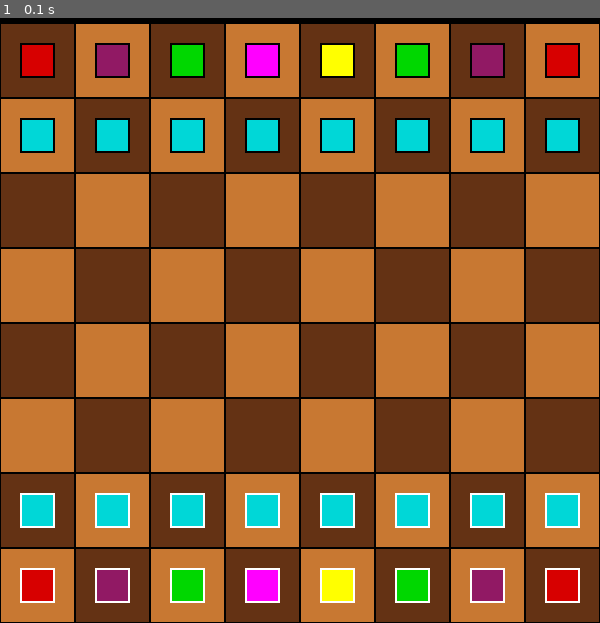
Above: before the commit, frame 1.
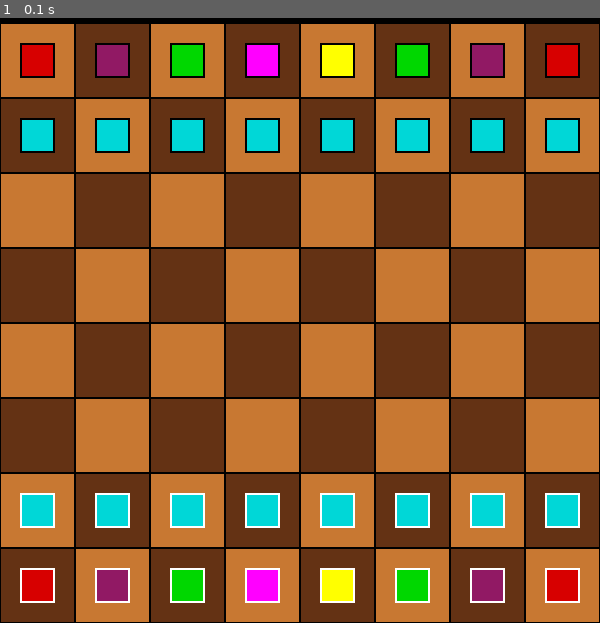
Above: after the commit, the same moment.

Repository: RoiJoleil/ChessSchoolProject
Game: pygame game, started from app.py
Same seed, same stepped clock (60 frames per second), same inputs: the game is played once before the commit and once after it.
Inputs:
- Up to frame 1 (0.1 s): no input

The runs differ from the first frame. In frame 1, 83% of the frame differs, in the area x 0-100%, y 0-100%.

Commit message:
Refactored cell and pieces

Diff:
--- a/src/__init__.py
+++ b/src/__init__.py
@@ -0,0 +1,2 @@
+from .chess import *
+from .util import *
--- a/src/chess/__init__.py
+++ b/src/chess/__init__.py
@@ -0,0 +1,2 @@
+from .cell import *
+from .pieces import *
--- a/src/chess/cell.py
+++ b/src/chess/cell.py
@@ -1,45 +1,68 @@
 import pygame
-from typing import TYPE_CHECKING
+from typing import TYPE_CHECKING, Dict
 
 if TYPE_CHECKING:
     from src.chess.pieces import Piece
 
+CELL_LIGHT = (200, 120, 50)
+CELL_DARK = (100, 50, 20)
+CELL_BORDER_COLOR = (0, 0, 0)
+CELL_BORDER_WIDTH = 1
+CELL_SIZE = 75
+
 
 class Cell:
-    def __init__(self, screen: pygame.Surface, pos, w, h, x, y):
-        # Positional Information
-        self.pos = pos # Draw Position
-        self.w = w # draw width
-        self.h = h # draw height
-        self.c = (pos[0] + w//2, pos[1] + h//2) # center
+    def __init__(self, pos, grid_x, grid_y):
+        self.rect = pygame.rect.Rect(pos[0], pos[1], CELL_SIZE, CELL_SIZE)
+        self.grid_pos = (grid_x, grid_y)
+        self.piece = None
 
-        #Styling Information
-        self.background_color = (0, 0, 0)
-        self.border_color = (0, 0, 0)
-        self.border_width = 1
-        self.rect = None
+        self._set_styling()
 
-        # Gameplay Information
-        self.screen = screen
-        self.grid = (x, y) # Chessboard position
-        self.piece: 'Piece' = None
-
-    def set_styling(self, background_color, border_color, border_width):
-        self.background_color = background_color
-        self.border_color = border_color
-        self.border_width = border_width
-
-    def set_piece(self, piece: 'Piece' = None):
+    def set_piece(self, piece: "Piece" = None):
         self.piece = piece
 
-    def draw(self):
-        pygame.draw.rect(self.screen, self.background_color, self.rect) # Draw Background
-        pygame.draw.rect(self.screen, self.border_color, self.rect, self.border_width) # Draw Border
-        self.piece.draw() if self.piece != None else None
+    def _set_styling(self):
+        if (self.grid_pos[0]+self.grid_pos[1]) % 2 == 0:
+            self.background_color = CELL_DARK
+            self.border_color = CELL_BORDER_COLOR
+            self.border_width = CELL_BORDER_WIDTH
+        else:
+            self.background_color = CELL_LIGHT
+            self.border_color = CELL_BORDER_COLOR
+            self.border_width = CELL_BORDER_WIDTH
+
+    def draw(self, screen: pygame.Surface):
+        pygame.draw.rect(screen, self.background_color, self.rect)
+        pygame.draw.rect(screen, self.border_color, self.rect, self.border_width)
 
     def __repr__(self):
         header = f"[class '{self.__class__.__name__}' Information]"
-        positional_info = f"(pos={self.pos}, w={self.w}, h={self.h}, c={self.c})"
+        positional_info = f"(pos={(self.rect.x, self.rect.y)}, w={self.rect.w}, h={self.rect.h})"
         styling_info = f"(background_color={self.background_color}, border_color={self.border_color}, border_width={self.border_width})"
-        gameplay_info = f"(grid={self.grid}, piece={self.piece})"
+        gameplay_info = f"(grid={self.grid_pos}, piece={self.piece})"
         return f"{header}\n{positional_info}\n{styling_info}\n{gameplay_info}\n"
+
+cells: Dict[tuple, Cell] = {} # {tuple: Cell}
+
+# API
+def create_cell(pos: tuple, grid_x: int, grid_y: int):
+    cell = Cell(pos, grid_x, grid_y)
+    cells[cell.grid_pos] = cell
+
+def get_cell(pos):
+    global cells
+    return cells.get(pos, None)
+
+def draw(surface: pygame.Surface):
+    global cells
+    for cell in cells.values():
+        cell.draw(surface)
+        if cell.piece:
+            cell.piece.draw(surface)
+
+def move_piece(frm: Cell, to: Cell):
+    """'frm' moves 'to'"""
+    to.piece = frm.piece
+    to.piece.set_position(to.piece.rect.x, to.piece.rect.y)
+    frm.piece = None
--- a/src/chess/chessBoard.py
+++ b/src/chess/chessBoard.py
@@ -3,14 +3,14 @@
 from src.util.config import CellStyling, StartTable, PieceStyling
 from src.util.config import CellStyling as CS
 from src.util.config import PieceStyling as PS
-from src.chess.cell import Cell
 from src.chess.pieces import Piece, Pawn, Rook, Knight, Bishop, Queen, King
+from src.chess import cell
+from src.chess import pieces
 
 class ChessBoard:
     """Create the ChessBoard"""
     def __init__(self, screen: pygame.Surface):
         self.screen = screen
-        self.cells: List[List[Cell]] = []
         self._initialise_cells()
 
         self.selected_cell = None
@@ -20,91 +20,52 @@
 
     def _initialise_cells(self):
         """Creates all the cells and rects upon first initialisation."""
-        # Cell Config
-        cell_size = CellStyling.CELL_SIZE
-        cell_dark = CellStyling.CELL_DARK
-        cell_light = CellStyling.CELL_LIGHT
-        cell_border_color = CellStyling.CELL_BORDER_COLOR
-        cell_border_width = CellStyling.CELL_BORDER_WIDTH
+        # Create Cells
+        for x in range(8):
+            for y in range(8):
+                pos = (x * cell.CELL_SIZE, y * cell.CELL_SIZE)
+                cell.create_cell(pos, x, 7-y)
 
-        # Start Config
-        start_table = StartTable.TABLE
+        piece_row = pieces.get_piece_row()
+        pawn_row = pieces.get_pawn_row()
+        for x in range(8):
+            cell_black_piece = cell.cells[(x, 7)]
+            cell_black_pawn = cell.cells[(x, 6)]
+            cell_white_pawn = cell.cells[(x, 1)]
+            cell_white_piece = cell.cells[(x, 0)]
+            cell_black_piece.set_piece(piece_row[x](cell=cell_black_piece, team=False))
+            cell_black_pawn.set_piece(pawn_row[x](cell=cell_black_pawn, team=False))
+            cell_white_pawn.set_piece(pawn_row[x](cell=cell_white_pawn, team=True))
+            cell_white_piece.set_piece(piece_row[x](cell=cell_white_piece, team=True))
 
-        for x in range(8):
-            self.cells.append([])
-            for y in range(8):
-                # Create Tiles
-                pos = (cell_size*x, cell_size*y)
-                cell = Cell(self.screen, pos, cell_size, cell_size, x, y)
-                if (x+y) % 2 == 0: # Dark
-                    cell.set_styling(cell_dark, cell_border_color, cell_border_width)
-                else: # Light
-                    cell.set_styling(cell_light, cell_border_color, cell_border_width)
-                cell.rect = pygame.rect.Rect(pos[0], pos[1], cell_size, cell_size)
-                self.cells[x].append(cell)
-
-                # Create Pieces
-                piece = start_table[y][x]
-                pieceType = piece % 0x8
-                pieceTeam = piece // 8
-
-                pos = (cell.c[0] - PS.PIECE_SIZE // 2, cell.c[1] - PS.PIECE_SIZE // 2)
-                team_color = PS.PIECE_BLACK if pieceTeam else PS.PIECE_WHITE
-                if pieceType == 0x1:
-                    cell.piece = Pawn(self.screen, pos, PS.PIECE_SIZE, PS.PIECE_SIZE, piece)
-                    cell.piece.set_styling(PS.PAWN, team_color, PS.PIECE_BORDER_WIDTH)
-                elif pieceType == 0x2:
-                    cell.piece = Rook(self.screen, pos, PS.PIECE_SIZE, PS.PIECE_SIZE, piece)
-                    cell.piece.set_styling(PS.ROOK, team_color, PS.PIECE_BORDER_WIDTH)
-                elif pieceType == 0x3:
-                    cell.piece = Knight(self.screen, pos, PS.PIECE_SIZE, PS.PIECE_SIZE, piece)
-                    cell.piece.set_styling(PS.KNIGHT, team_color, PS.PIECE_BORDER_WIDTH)
-                elif pieceType == 0x4:
-                    cell.piece = Bishop(self.screen, pos, PS.PIECE_SIZE, PS.PIECE_SIZE, piece)
-                    cell.piece.set_styling(PS.BISHOP, team_color, PS.PIECE_BORDER_WIDTH)
-                elif pieceType == 0x5:
-                    cell.piece = Queen(self.screen, pos, PS.PIECE_SIZE, PS.PIECE_SIZE, piece)
-                    cell.piece.set_styling(PS.QUEEN, team_color, PS.PIECE_BORDER_WIDTH)
-                elif pieceType == 0x6:
-                    cell.piece = King(self.screen, pos, PS.PIECE_SIZE, PS.PIECE_SIZE, piece)
-                    cell.piece.set_styling(PS.KING, team_color, PS.PIECE_BORDER_WIDTH)
-                if cell.piece:
-                    cell.piece.rect = pygame.rect.Rect(pos[0], pos[1], PS.PIECE_SIZE, PS.PIECE_SIZE)
-
-    def is_occupied(self, cell: Cell = None, x: int = None, y: int = None) -> bool:
+    def is_occupied(self, cell: cell.Cell = None, x: int = None, y: int = None) -> bool:
         """
         Returns a bool if the target cell is currently occupied.
-        Either a Cell, or the Grid Position of the cell can be given.
+        Either acell.Cell, or the Grid Position of the cell can be given.
 
         Args:
-            cell (class): The Target Cell.
+            cell (class): The Targetcell.Cell.
             x (int): X Grid Position.
             y (int): Y Grid Position
         """
-        # Get the Cell if x and y is given.
+        # Get thecell.Cell if x and y is given.
         if x and y:
             cell = self.get_cell(x, y)
 
         return bool(cell.piece)
 
-    def make_move(self, frm: Cell, to: Cell):
+    def make_move(self, frm:cell.Cell, to:cell.Cell):
         """
         This method updates the necessary positions of the pieces involved.
         This method makes no validation checks if the move is actually valid.
         """
         if frm.piece == None:
             return
-        if frm.piece.identity // 8 == self.current_turn:
+        if frm.piece.team // 8 == self.current_turn:
             return
         if not self.is_valid_move(frm, to):
             return
-
-        if frm.piece:
-            frm.piece.update_position(to.c)
-        if to.piece:
-            to.piece.update_position(frm.c)
-        to.piece = frm.piece
-        frm.piece = None
+        cell.move_piece(frm=frm, to=to)
         self.current_turn = not self.current_turn
 
     def get_all_valid_moves(self):
@@ -113,61 +74,63 @@
         This method will be used for bots if they are implemented
         """
         raise NotImplementedError()
+
     def signOfNumber(self, number):
         if number == 0:
             return 0
         return 1 if number > 0 else -1
-    def get_valid_moves(self, curr: Cell) -> List[Cell]:
+
+    def get_valid_moves(self, curr:cell.Cell) -> List[cell.Cell]:
         """
         Return a list of valid Cells a piece can move to.
         Optionally:
             Implement a highlight on cells to visually help the user.
         """
         raise NotImplementedError()
-    def is_valid_move(self, curr:Cell, dest:Cell) -> bool:
+
+    def is_valid_move(self, curr:cell.Cell, dest:cell.Cell) -> bool:
         """Check to make sure an attempted move is valid."""
         if isinstance(curr.piece, Pawn):
             # En Passante not implemented
-            if curr.piece.identity // 8:
-                if curr.grid[1] == 6 and dest.grid[1] == 4:
-                    if curr.grid[0] != dest.grid[0]:
+            if curr.piece.team // 8:
+                if curr.grid_pos[1] == 6 and dest.grid_pos[1] == 4:
+                    if curr.grid_pos[0] != dest.grid_pos[0]:
                         return False
 
                     if (
-                        self.get_cell(curr.grid[0], 5).piece == None and
-                        self.get_cell(curr.grid[0], 4).piece == None
+                        self.get_cell(curr.grid_pos[0], 5).piece == None and
+                        self.get_cell(curr.grid_pos[0], 4).piece == None
                         ):
-                        self.en_passante = (curr.grid[0], 5)
+                        self.en_passante = (curr.grid_pos[0], 5)
                         return True
                 else:
-                    return curr.piece.is_valid_position(curr.grid, dest.grid, dest.piece.identity if dest.piece != None else 0)
+                    return curr.piece.is_valid_position(curr.grid_pos, dest.grid_pos, dest.piece.team if dest.piece != None else 0)
             else:
-                if curr.grid[1] == 1 and dest.grid[1] == 3:
-                    if curr.grid[0] != dest.grid[0]:
+                if curr.grid_pos[1] == 1 and dest.grid_pos[1] == 3:
+                    if curr.grid_pos[0] != dest.grid_pos[0]:
                         return False
                     if (
-                        self.get_cell(curr.grid[0], 2).piece == None and
-                        self.get_cell(curr.grid[0], 3).piece == None):
-                        self.en_passante = (curr.grid[0], 2)
+                        self.get_cell(curr.grid_pos[0], 2).piece == None and
+                        self.get_cell(curr.grid_pos[0], 3).piece == None):
+                        self.en_passante = (curr.grid_pos[0], 2)
                 else:
                     if self.en_passante:
-                        if dest.grid[0] == self.en_passante[0] and dest.grid[0] == self.en_passante[0]:
-                            return curr.piece.is_valid_position(curr.grid, dest.grid, self.get_cell(curr) if dest.piece != None else 0)
+                        if dest.grid_pos[0] == self.en_passante[0] and dest.grid_pos[0] == self.en_passante[0]:
+                            return curr.piece.is_valid_position(curr.grid_pos, dest.grid_pos, self.get_cell(curr) if dest.piece != None else 0)
                     else:
-                        return curr.piece.is_valid_position(curr.grid, dest.grid, dest.piece.identity if dest.piece != None else 0)
+                        return curr.piece.is_valid_position(curr.grid_pos, dest.grid_pos, dest.piece.team if dest.piece != None else 0)
 
         elif isinstance(curr.piece,(King, Knight)):
-            return curr.piece.is_valid_position(curr.grid, dest.grid, dest.piece.identity if dest.piece != None else 0)
+            return curr.piece.is_valid_position(curr.grid_pos, dest.grid_pos, dest.piece.team if dest.piece != None else 0)
 
         elif curr.piece != None:
-            if not curr.piece.is_valid_position(curr.grid, dest.grid, dest.piece.identity if dest.piece != None else 0):
+            if not curr.piece.is_valid_position(curr.grid_pos, dest.grid_pos, dest.piece.team if dest.piece != None else 0):
                 return False
-            diff = (self.signOfNumber(dest.grid[0] - curr.grid[0]), self.signOfNumber(dest.grid[1] - curr.grid[1]))
-            print(f"diff{diff}")
+            diff = (self.signOfNumber(dest.grid_pos[0] - curr.grid_pos[0]), self.signOfNumber(dest.grid_pos[1] - curr.grid_pos[1]))
             for i in range(1,8):
-                if (curr.grid[0] + diff[0] * i == dest.grid[0]) and (curr.grid[1] + diff[1] * i == dest.grid[1]) :
+                if (curr.grid_pos[0] + diff[0] * i == dest.grid_pos[0]) and (curr.grid_pos[1] + diff[1] * i == dest.grid_pos[1]) :
                     return True
-                if self.get_cell(curr.grid[0] + diff[0] * i, curr.grid[1] + diff[1] * i).piece != None:
+                if self.get_cell(curr.grid_pos[0] + diff[0] * i, curr.grid_pos[1] + diff[1] * i).piece != None:
                     return False
         else:
             return False
@@ -180,13 +143,13 @@
         x, y = pos[0] // CS.CELL_SIZE, pos[1] // CS.CELL_SIZE
         return (x, y)
 
-    def get_cell(self, x: int, y: int) -> Cell:
+    def get_cell(self, x: int, y: int) ->cell.Cell:
         """
-        Return the Cell for the given board coordinates.
+        Return thecell.Cell for the given board coordinates.
         """
-        return self.cells[x][y]
+        return cell.get_cell((x, y))
 
-    def select_cell(self, cell: Cell):
+    def select_cell(self, cell:cell.Cell):
         """Selects a cell to do actions with. 'None' is also a valid argument."""
         self.selected_cell = cell
 
@@ -195,8 +158,11 @@
             if event.button == 1: # Leftclick Event
                 mouse_pos = pygame.mouse.get_pos()
                 mouse_pos = (mouse_pos[0], mouse_pos[1] - 50) # TODO: Actual implement logic for this... to lazy to do it right now
+                print(f"Mouse Pos: {mouse_pos}")
                 x, y = self.convert_abs_coords_to_grid_coords(mouse_pos)
+                print(f"x/y: {(x, y)}")
                 cell = self.get_cell(x, y)
+                print(f"Cell: {cell}")
 
                 # deselect cell by clicking on it again.
                 if self.selected_cell == cell:
@@ -211,20 +177,8 @@
 
     def draw(self):
         """Draw the individual chessboard cells"""
-        for row_cells in self.cells:
-            for cell in row_cells:
-                cell.draw() # Draw Cells
-                if isinstance(cell.piece, Piece):
-                    cell.piece.draw() # Draw Pieces
+        cell.draw(self.screen)
 
     def __repr__(self):
-        len_active_pieces = 0
-        len_cells = 0
-        for row_cells in self.cells:
-            for cell in row_cells:
-                if self.is_occupied(cell):
-                    len_active_pieces += 1
-                len_cells += 1
-        header = f"[class '{self.__class__.__name__}' Information]"
-        cells_info = f"(len_cells={len_cells}, len_pieces={len_active_pieces}, selected_cell={self.selected_cell})"
-        return f"{header}\n{cells_info}\n"
+        """NotImplemented"""
+        pass
--- a/src/chess/pieces.py
+++ b/src/chess/pieces.py
@@ -1,57 +1,75 @@
 import pygame
+from typing import List, TYPE_CHECKING
+
+if TYPE_CHECKING:
+    from src.chess import cell
+
+PIECE_BLACK = (0, 0, 0)
+PIECE_WHITE = (255, 255, 255)
+PIECE_BORDER_WIDTH = 2
+PIECE_SIZE = 35
+PAWN = (0, 215, 215)
+ROOK = (215, 0, 0)
+BISHOP = (0, 215, 0)
+KNIGHT = (145, 25, 100)
+QUEEN = (255, 0, 255)
+KING = (255, 255, 0)
 
 class Piece:
-    def __init__(self, screen: pygame.Surface, pos, w, h, identity):
+    def __init__(self, cell: "cell.Cell", team: bool):
         # Positional Information
-        self.pos = pos # position on screen
-        self.w = w # width of piece
-        self.h = h # height of piece
-        self.c = (pos[0] + w//2, pos[1] + h//2) # center of Piece
-        self.identity = identity # What piece it is
-
-        # Styling Information
-        self.background_color = (0, 0, 0)
-        self.border_color = (0, 0, 0)
-        self.border_width = 1
+        self.cell = cell
+        self.team = team # True = White, False = Black
 
         # Gameplay Information
-        self.screen = screen
-        self.rect: pygame.rect.Rect = None
+        self.rect = pygame.rect.Rect(self.cell.rect.x+20, self.cell.rect.y+20, PIECE_SIZE, PIECE_SIZE)
+        self._set_styling()
 
-    def update_position(self, cell_c: tuple):
-        """
-        Updates the Piece information when it is being moved.
+    def _set_styling(self):
+        if self.team:
+            self.border_color = PIECE_WHITE
+        else:
+            self.border_color = PIECE_BLACK
 
-        Args:
-            cell_c (tuple): The Center Position of the new cell its on.
-        """
-        self.pos = (cell_c[0] - self.w // 2, cell_c[1] - self.h // 2)
-        self.c = cell_c
-        self.rect.x = self.pos[0]
-        self.rect.y = self.pos[1]
+        if isinstance(self, Pawn):
+            self.background_color = PAWN
+        elif isinstance(self, Rook):
+            self.background_color = ROOK
+        elif isinstance(self, Knight):
+            self.background_color = KNIGHT
+        elif isinstance(self, Bishop):
+            self.background_color = BISHOP
+        elif isinstance(self, Queen):
+            self.background_color = QUEEN
+        elif isinstance(self, King):
+            self.background_color = KING
 
-    def set_styling(self, background_color, border_color, border_width):
-        self.background_color = background_color
-        self.border_color = border_color
-        self.border_width = border_width
+        self.border_width = PIECE_BORDER_WIDTH
+
+    def move(self, x: int, y: int):
+        self.rect.x += x
+        self.rect.y += y
+
+    def set_position(self, x: int, y: int):
+        self.rect.x = x
+        self.rect.y = y
 
     def isBlack(self):
-        return self.identity // 8
+        return self.team // 8
 
-    def draw(self):
+    def draw(self, surface: pygame.Surface):
         """
         TODO
         This is temporary until we replace them with actual .png files of the pieces
         """
-        pygame.draw.rect(self.screen, self.background_color, self.rect) # Draw Background
-        pygame.draw.rect(self.screen, self.border_color, self.rect, self.border_width) # Draw Border
+        pygame.draw.rect(surface, self.background_color, self.rect) # Draw Background
+        pygame.draw.rect(surface, self.border_color, self.rect, self.border_width) # Draw Border
 
     def __repr__(self):
         header = f"[class '{self.__class__.__name__}' Information]"
-        positional_info = f"\t(pos={self.pos}, w={self.w}, h={self.h}, c={self.c})"
         styling_info = f"\t(background_color={self.background_color}, border_color={self.border_color}, border_width={self.border_width})"
         team_info = "Schwarz" if self.isBlack() else "Weiß"
-        return f"{header}\n{positional_info}\n{styling_info}\n"
+        return f"{header}\n{styling_info}\n"
 
     def is_valid_position(self, curr:tuple, dest:tuple, pieceInHex:int):
         """
@@ -64,8 +82,9 @@
         raise NotImplementedError()
 
 class Pawn(Piece):
-    def __init__(self, screen, pos, w, h,isBlack):
-        super().__init__(screen, pos, w, h, isBlack)
+    def __init__(self, cell: "cell.Cell", team: bool):
+        super().__init__(cell, team)
+        self.identity = 1 + 8 * self.team
 
     def is_valid_position(self, curr:tuple, dest:tuple, pieceInHex:int):
         # if the piece is black the direction of the movement must be -1 ( 1 -2 * 1)
@@ -81,8 +100,8 @@
         return False
 
 class Rook(Piece):
-    def __init__(self, screen, pos, w, h, isBlack):
-        super().__init__(screen, pos, w, h, isBlack)
+    def __init__(self, cell: "cell.Cell", team: bool):
+        super().__init__(cell, team)
 
     def is_valid_position(self, curr, dest, pieceInHex) -> bool:
         if (pieceInHex // 8 == self.isBlack()):
@@ -90,8 +109,8 @@
         return bool(dest[0] - curr[0]) ^ bool(dest[1] - curr[1])
 
 class Knight(Piece):
-    def __init__(self, screen, pos, w, h, isBlack):
-        super().__init__(screen, pos, w, h, isBlack)
+    def __init__(self, cell: "cell.Cell", team: bool):
+        super().__init__(cell, team)
 
     def is_valid_position(self, curr, dest, pieceInHex) -> bool:
         if (pieceInHex // 8 == self.isBlack()):
@@ -99,8 +118,8 @@
         return pow(dest[0] - curr[0], 2) + pow(dest[1] - curr[1], 2) == 5
 
 class Bishop(Piece):
-    def __init__(self, screen, pos, w, h, isBlack):
-        super().__init__(screen, pos, w, h, isBlack)
+    def __init__(self, cell: "cell.Cell", team: bool):
+        super().__init__(cell, team)
 
     def is_valid_position(self, curr, dest, pieceInHex) -> bool:
         if (pieceInHex // 8 == self.isBlack()):
@@ -108,8 +127,8 @@
         return (abs(dest[0] - curr[0]) == abs(dest[1] - curr[1])) and (abs(dest[0] - curr[0]) != 0)
 
 class Queen(Piece):
-    def __init__(self, screen, pos, w, h, isBlack):
-        super().__init__(screen, pos, w, h, isBlack)
+    def __init__(self, cell: "cell.Cell", team: bool):
+        super().__init__(cell, team)
 
     def is_valid_position(self, curr, dest, pieceInHex) -> bool:
         if (pieceInHex // 8 == self.isBlack()):
@@ -119,10 +138,18 @@
         return (abs(dest[0] - curr[0]) == abs(dest[1] - curr[1])) and (abs(dest[0] - curr[0]) != 0) or bool(dest[0] - curr[0]) ^ bool(dest[1] - curr[1])
 
 class King(Piece):
-    def __init__(self, screen, pos, w, h, isBlack):
-        super().__init__(screen, pos, w, h, isBlack)
+    def __init__(self, cell: "cell.Cell", team: bool):
+        super().__init__(cell, team)
 
     def is_valid_position(self, curr, dest, pieceInHex) -> bool:
         if (pieceInHex // 8 == self.isBlack()):
             return False
         return 0 < pow(curr[0] - dest[0], 2) + pow(curr[1] - dest[1], 2) <= 2
+
+def get_pawn_row() -> List[Piece]:
+    """Return a list of pawns."""
+    return [Pawn, Pawn, Pawn, Pawn, Pawn, Pawn, Pawn, Pawn]
+
+def get_piece_row() -> List[Piece]:
+    """Return a list of pieces in the order they spawn in."""
+    return [Rook, Knight, Bishop, Queen, King, Bishop, Knight, Rook]
--- /dev/null
+++ b/src/util/chessMath.py
@@ -0,0 +1,3 @@
+def flip_border_int(i):
+    """Return the opposite site number"""
+    return 7 - i
--- a/tests/ChessPieceMoveLegality_test.py
+++ b/tests/ChessPieceMoveLegality_test.py
@@ -1,7 +1,6 @@
 import unittest
 from src.chess.pieces import Pawn, Rook, Knight, Bishop, Queen, King
 from src.chess.chessBoard import ChessBoard
-from src.chess.cell import Cell
 class ChessPieceMoveLegality_test(unittest.TestCase):
 
     ChessBoardOfChessPieceMoveLegality_test = ChessBoard(None)
